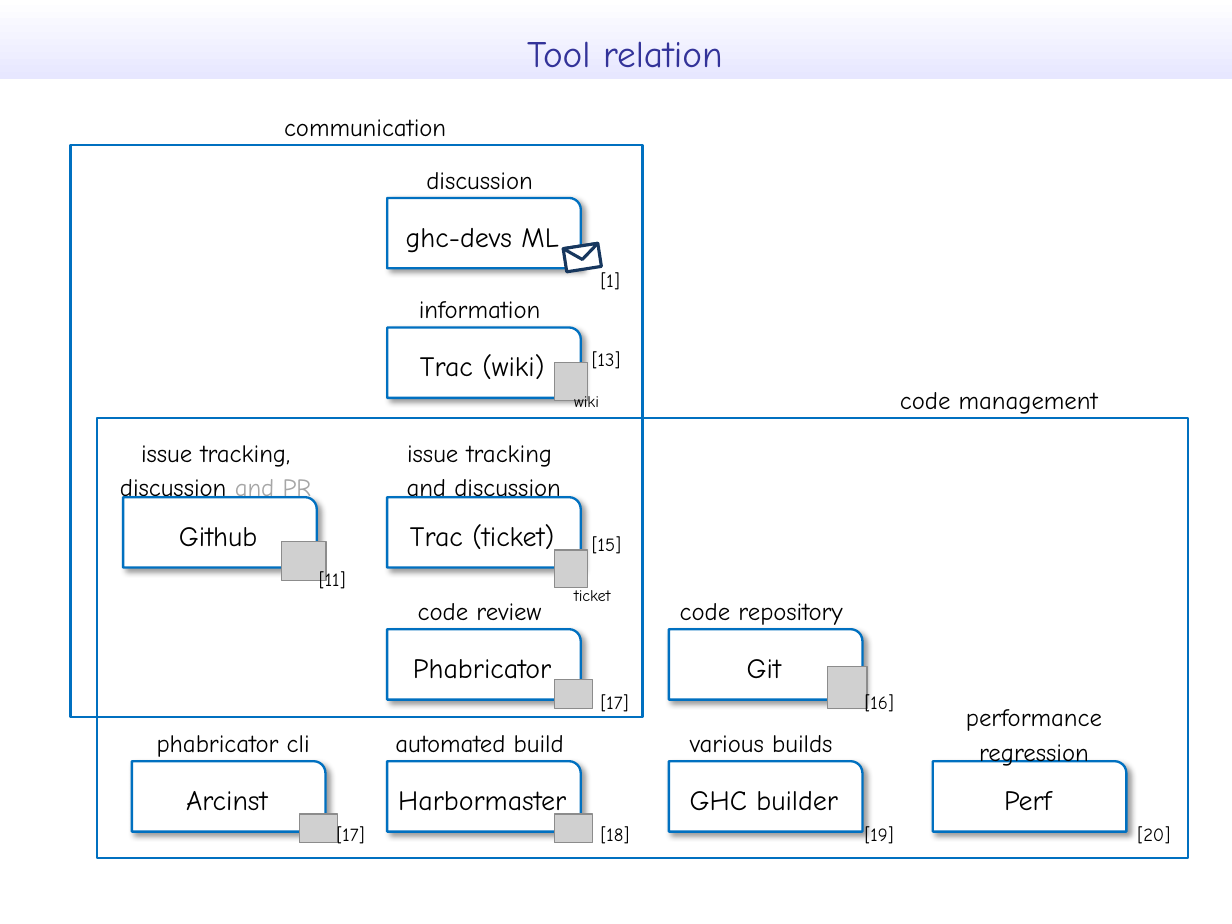
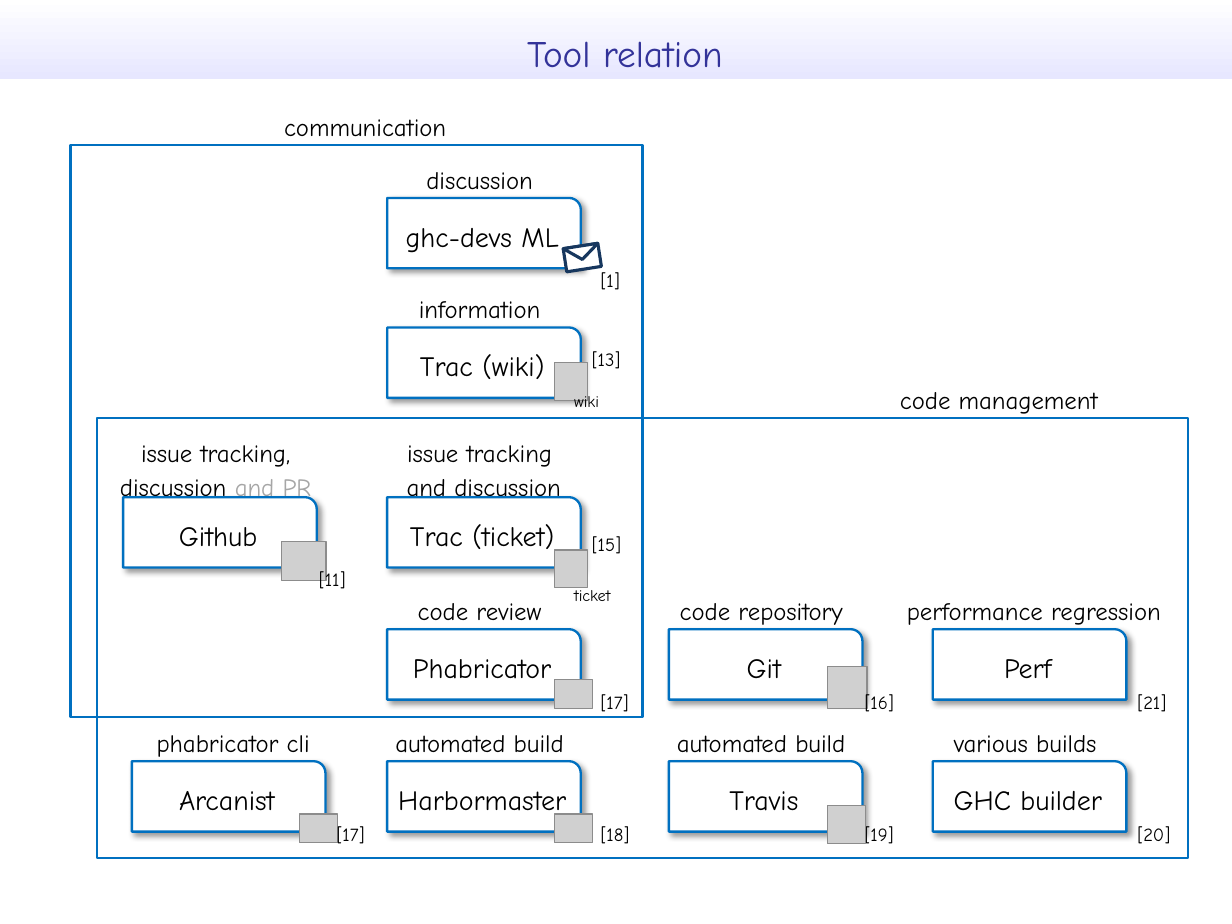
Before and after one commit to takenobu-hs/ghc-development-flow, a slide deck: slide 13 of src/ghc_development_flow.pptx (slide 12 before the commit). Drawn at 1232x924 pixels with LibreOffice and Linux fonts; fonts in the diff are those of the drawing; grey boxes stand for pictures. Boxes give left, top, right and bottom in pixels: in the first picture for what was removed or moved away, otherwise in the second. Text is boxed around its words. In the diff, an @@ line names an element or a change of style, - is before the commit and + after.

```diff
--- a/src/ghc_development_flow.pptx
+++ b/src/ghc_development_flow.pptx
@@ text at (907, 603, 1161, 629): text changed @@
-performance
-regression
+performance regression
@@ round rect "Perf": place and size @@
-round rect "Perf" at (934, 761, 1127, 832)
+round rect "Perf" at (934, 629, 1127, 700)
@@ text added at (1137, 694, 1166, 712), 12 pt, text #000000 @@
+[21]
@@ text at (677, 735, 845, 761): text changed @@
-various builds
+automated build
@@ text added at (954, 735, 1096, 761), 16 pt, text #000000 @@
+various builds
@@ round rect added at (934, 761, 1127, 832), fill #FFFFFF, outline #0070C0 1.5 pt, 18 pt, text #000000 @@
+GHC builder
@@ text in round rect at (179, 791, 275, 811): text changed @@
-Arcinst
+Arcanist
@@ text in round rect at (729, 791, 798, 811): text changed @@
-GHC builder
+Travis
@@ picture added at (827, 805, 866, 844) @@
```
Also in this commit, not shown: 6 other slides changed, 1 slide added, 1 other file.
